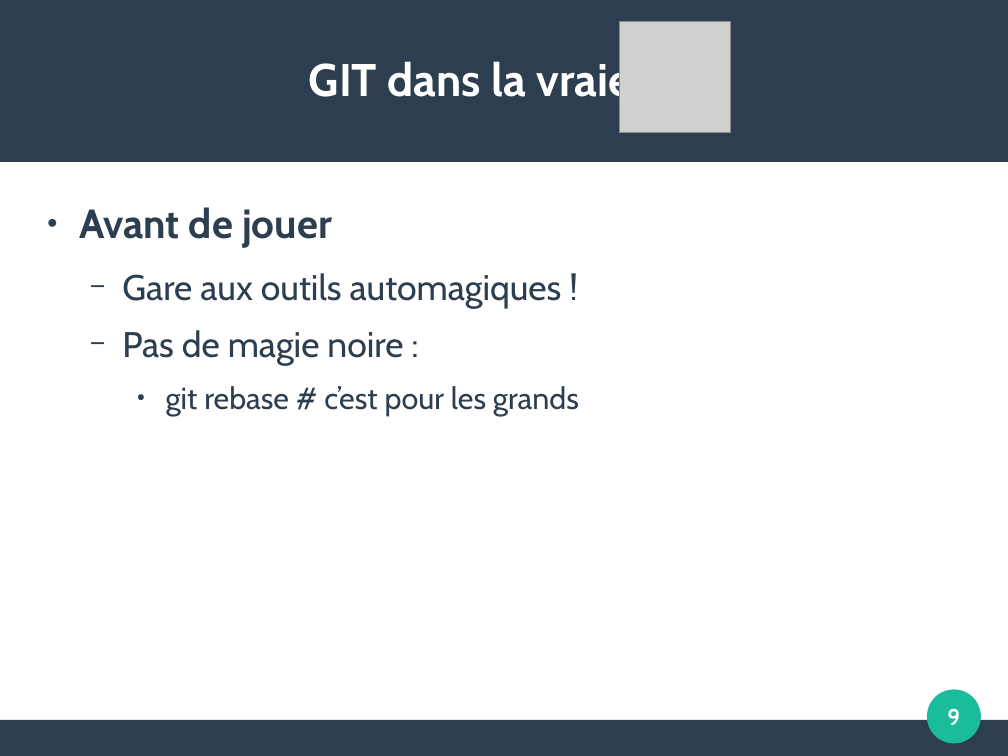
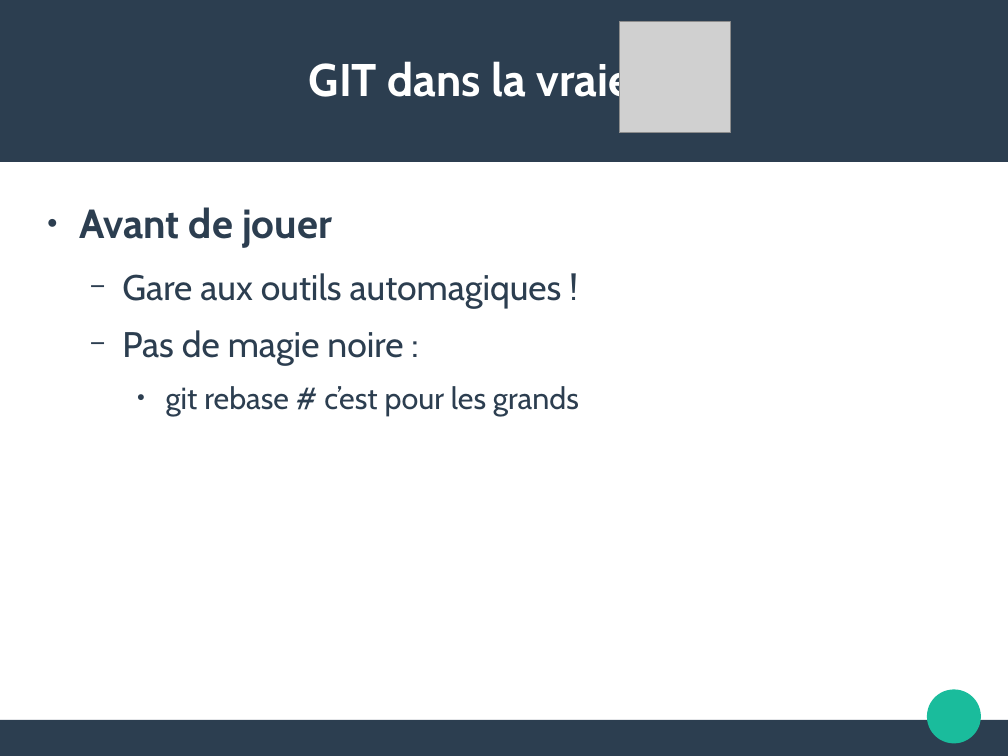
Before and after one commit to FAbOnGitHub/IntroductionGitLab, a slide deck: slide 9 of 20181008_initiation_GitLab_FM.odp. Drawn at 1008x756 pixels with LibreOffice and Linux fonts; fonts in the diff are those of the drawing; grey boxes stand for pictures; background and template pictures are left out. Boxes give left, top, right and bottom in pixels: in the first picture for what was removed or moved away, otherwise in the second. Text is boxed around its words. In the diff, an @@ line names an element or a change of style, - is before the commit and + after.

```diff
--- a/20181008_initiation_GitLab_FM.odp
+++ b/20181008_initiation_GitLab_FM.odp
@@ page number removed at box(947, 708, 960, 725) @@
-9
```
Also in this commit, not shown: 10 other slides changed, 3 slides added, 2 slides removed, 1 other file.
